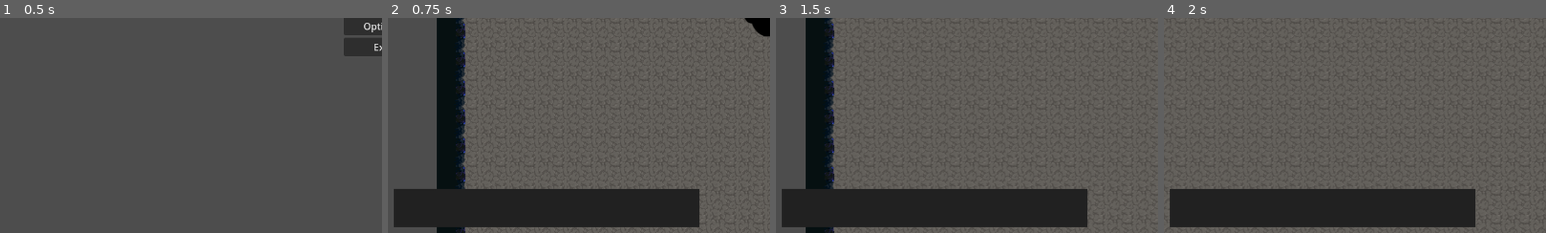
Above: before the commit, frames 1-4 (left to right).
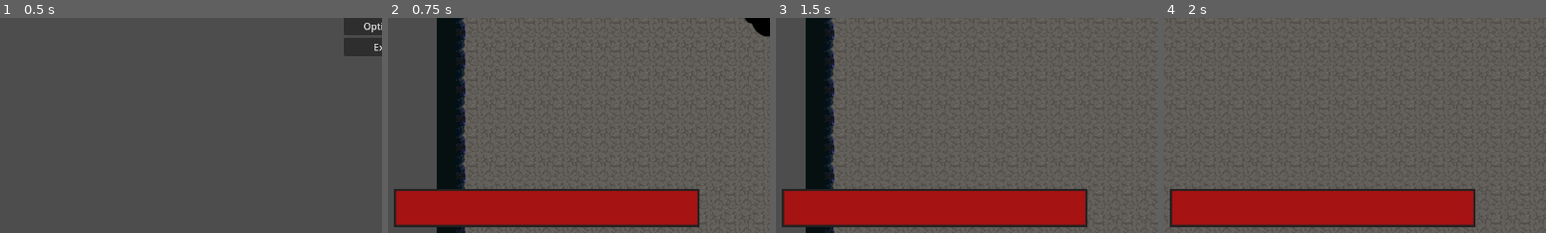
Above: after the commit, the same moments.

Repository: JehtBlack/tiny-creatures
Game: Godot game, scene res://scenes/main_menu.tscn
The game is run twice, just before and just after one commit, with the same random seed, the same clock (stepped at 60 frames per second) and the same inputs.
Inputs (mouse positions are % of the whole screen's width and height, from its top left):
- Up to frame 1 (0.5 s): no input
- Up to frame 2 (0.75 s): click "Play" at 0.5 s
- Up to frame 3 (1.5 s): tap Enter at 1.25 s; move the mouse to (72, 45) at 1.27 s; press the mouse at (72, 45) at 1.28 s; hold D (Right) from 1.28 s (still down)
- Up to frame 4 (2 s): keep holding D (Right)
The pictures show only the part of the screen within x 0-50%, y 50-100%; the shares and areas given below are measured in that part.

Frame 1 is identical in both runs. In frame 2, 13% of the frame differs, in the area x 2-81%, y 80-97%; in frame 3, 13%; in frame 4, 13%.

Commit message:
Add player data to persist player info between scenes

Diff:
--- a/project.godot
+++ b/project.godot
@@ -14,6 +14,10 @@
 run/main_scene="res://scenes/main_menu.tscn"
 config/features=PackedStringArray("4.3", "Forward Plus")
 config/icon="res://icon.svg"
+
+[autoload]
+
+PlayerData="*res://scenes/persistent/player_data.gd"
 
 [display]
 
--- a/scenes/basic_enemy.gd
+++ b/scenes/basic_enemy.gd
@@ -17,7 +17,7 @@
 	print("I heard a noise!")
 
 
-func _on_detect_area_body_exited(body: Node2D) -> void:
+func _on_detect_area_body_exited(_body: Node2D) -> void:
 	player = null
 	print("Must be the wind...")
 
--- /dev/null
+++ b/scenes/hud.gd
@@ -0,0 +1,16 @@
+extends CanvasLayer
+
+
+# Called when the node enters the scene tree for the first time.
+func _ready() -> void:
+	PlayerData.max_health_changed.connect(_on_max_health_changed)
+	PlayerData.health_changed.connect(_on_health_changed)
+
+	_on_max_health_changed(PlayerData.max_health)
+	_on_health_changed(PlayerData.health)
+
+func _on_max_health_changed(new_max_health: int) -> void:
+	$MarginContainer/PlayerInfo/HealthBar.max_value = new_max_health
+
+func _on_health_changed(new_health: int) -> void:
+	$MarginContainer/PlayerInfo/HealthBar.value = new_health
--- a/scenes/hud.tscn
+++ b/scenes/hud.tscn
@@ -1,9 +1,11 @@
-[gd_scene load_steps=3 format=3 uid="uid://bpwqtcpbrjyqo"]
+[gd_scene load_steps=4 format=3 uid="uid://bpwqtcpbrjyqo"]
 
 [ext_resource type="Texture2D" uid="uid://by6l1lyk3dawe" path="res://assets/ui/health_bar_bg.png" id="1_miefp"]
+[ext_resource type="Script" path="res://scenes/hud.gd" id="1_sdrfn"]
 [ext_resource type="Texture2D" uid="uid://bteb6jo5bmjag" path="res://assets/ui/health_bar_fg.png" id="2_smgty"]
 
 [node name="HUD" type="CanvasLayer"]
+script = ExtResource("1_sdrfn")
 
 [node name="MarginContainer" type="MarginContainer" parent="."]
 anchors_preset = 12
--- /dev/null
+++ b/scenes/persistent/player_data.gd
@@ -0,0 +1,40 @@
+extends Node
+
+signal max_health_changed(new_max_health: int)
+signal health_changed(new_health: int)
+
+@export var max_health: int = 30:
+    set(value):
+        max_health = max(value, 1)
+        max_health_changed.emit(max_health)
+
+var health: int:
+    set(value):
+        health = min(max(value, 0), max_health)
+        health_changed.emit(health)
+
+var left_guns: Array = []
+var right_guns: Array = []
+
+func add_left_gun(gun: PackedScene) -> void:
+    _add_gun(left_guns, gun)
+
+func add_right_gun(gun: PackedScene) -> void:
+    _add_gun(right_guns, gun)
+
+func remove_left_gun(idx: int) -> void:
+    _remove_gun(left_guns, idx)
+
+func remove_right_gun(idx: int) -> void:
+    _remove_gun(right_guns, idx)
+
+func _add_gun(guns: Array, gun: PackedScene):
+    assert(gun.get_script().is_class("Gun"))
+    guns.append(gun)
+
+func _remove_gun(guns: Array, idx: int) -> void:
+    assert(idx >= 0 && idx < guns.size())
+    guns.remove_at(idx)
+
+func _ready() -> void:
+    health = max_health
--- a/scenes/player.gd
+++ b/scenes/player.gd
@@ -7,13 +7,16 @@
 
 var look = true
 
+func _ready():
+	# iterate through guns in PlayerData and instantiate them
+	pass
+
 func get_input():
 	if look == true:
 		look_at(get_global_mouse_position())
 	var input_direction = Input.get_vector("Left", "Right", "Forward", "Backward")
 	velocity = input_direction * speed
 	shoot()
-
 
 
 func _physics_process(_delta):
@@ -38,4 +41,4 @@
 func hit(damage):
 	health = health - damage
 	if health <= 0:
-		pass #fail state of zero health
+		pass # fail state of zero health
